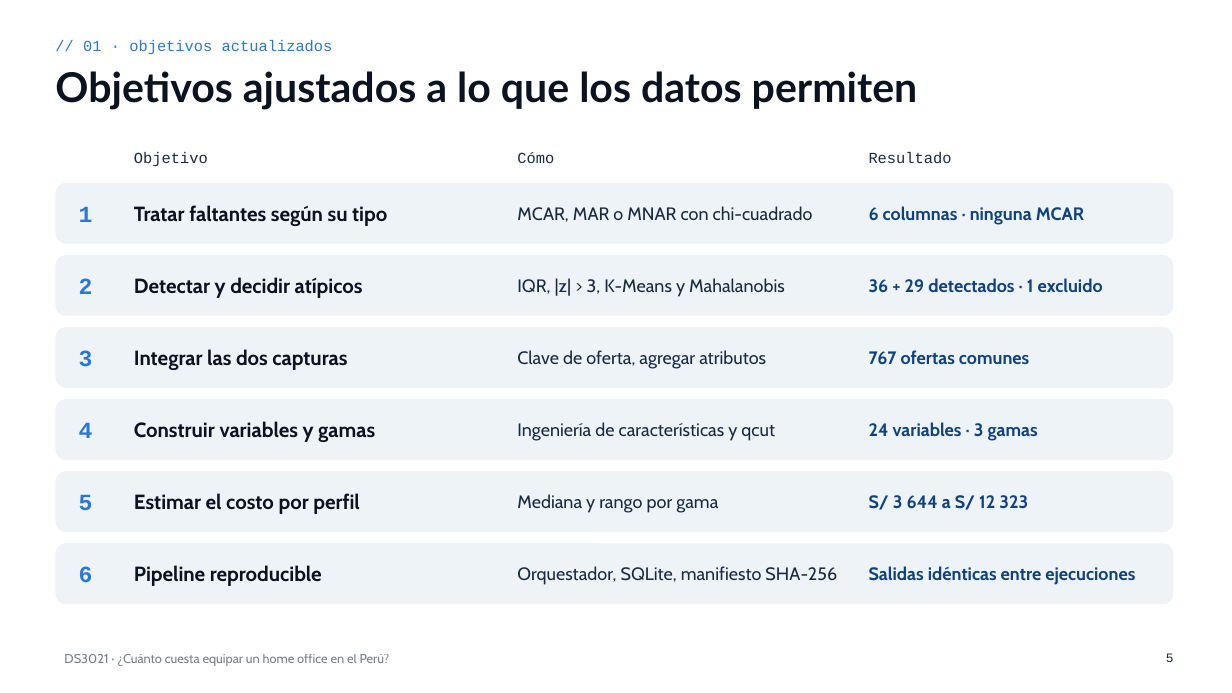
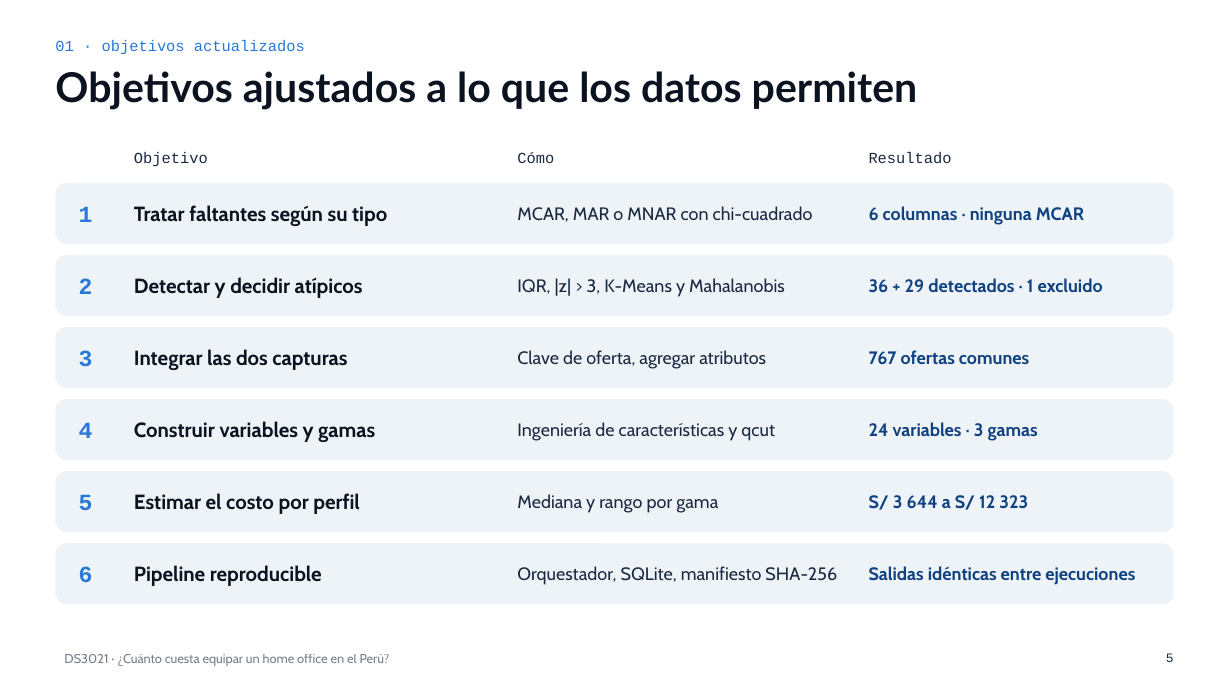
Before and after one commit to josueroc/proyectoacd_mercadolibre, a slide deck: slide 5 of docs/parte_2/presentacion/Presentacion_Parte_II_DS3021.pptx. Drawn at 1232x693 pixels with LibreOffice and Linux fonts; fonts in the diff are those of the drawing. Boxes give left, top, right and bottom in pixels: in the first picture for what was removed or moved away, otherwise in the second. Text is boxed around its words. In the diff, an @@ line names an element or a change of style, - is before the commit and + after.

```diff
--- a/docs/parte_2/presentacion/Presentacion_Parte_II_DS3021.pptx
+++ b/docs/parte_2/presentacion/Presentacion_Parte_II_DS3021.pptx
@@ text at box(55, 40, 305, 54): text changed @@
-// 01 · objetivos actualizados
+01 · objetivos actualizados
```
Also in this commit, not shown: 21 other slides changed, 1 other file.
